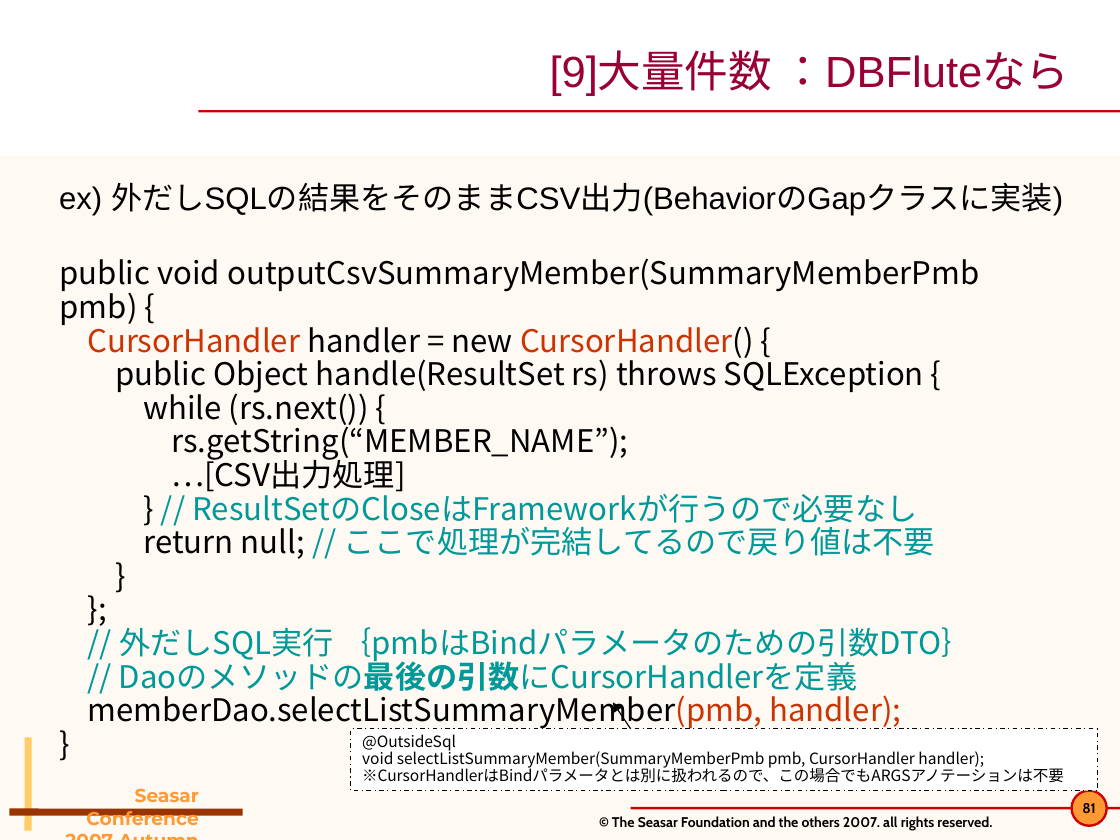
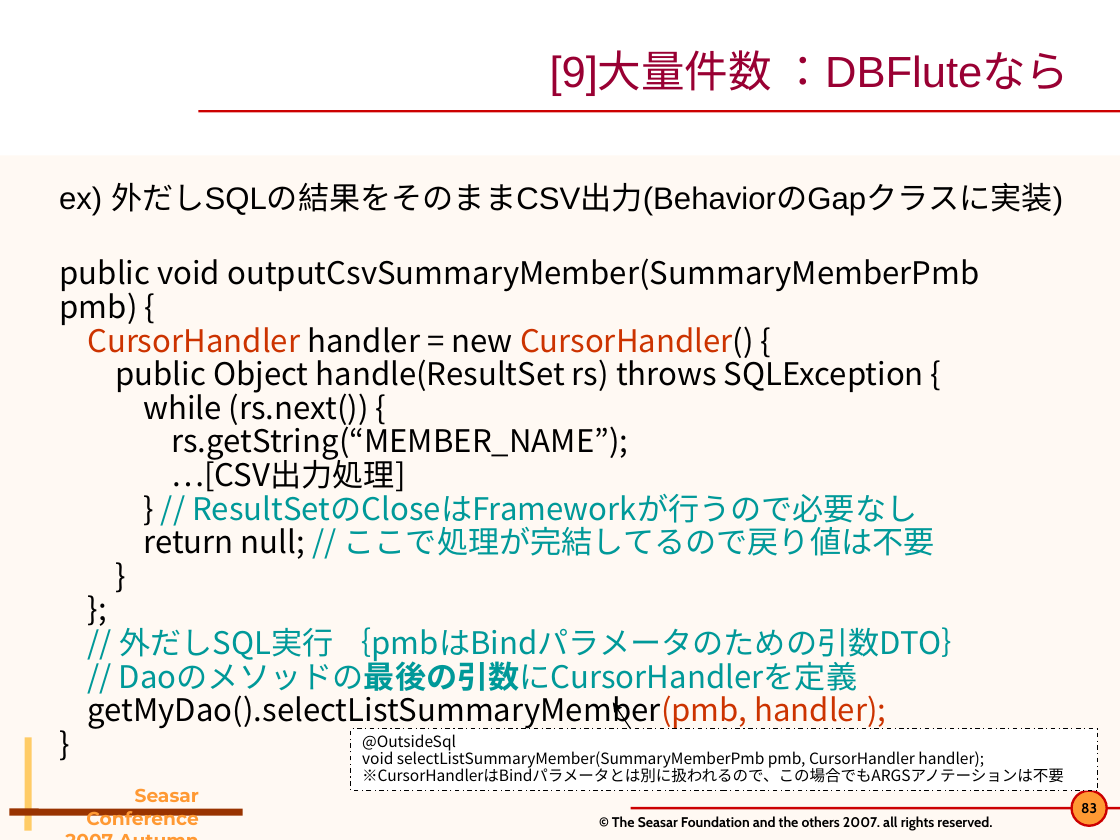
Before and after one commit to seasarorg/dbflute, a slide deck: slide 83 of dbflute/etc/doc/pres/sc2007a_2-DBFlute.ppt (slide 81 before the commit). Drawn at 1120x840 pixels with LibreOffice and Linux fonts; fonts in the diff are those of the drawing; background and template pictures are left out. Boxes give left, top, right and bottom in pixels: in the first picture for what was removed or moved away, otherwise in the second. Text is boxed around its words. In the diff, an @@ line names an element or a change of style, - is before the commit and + after.

```diff
--- a/dbflute/etc/doc/pres/sc2007a_2-DBFlute.ppt
+++ b/dbflute/etc/doc/pres/sc2007a_2-DBFlute.ppt
@@ text at [88, 690, 886, 729]: text changed @@
-memberDao.selectListSummaryMember(pmb, handler);
+getMyDao().selectListSummaryMember(pmb, handler);
@@ page number at [1081, 803, 1097, 813]: text changed @@
-81
+83
```
Also in this commit, not shown: 14 other slides changed, 2 slides added, 6 other files.
